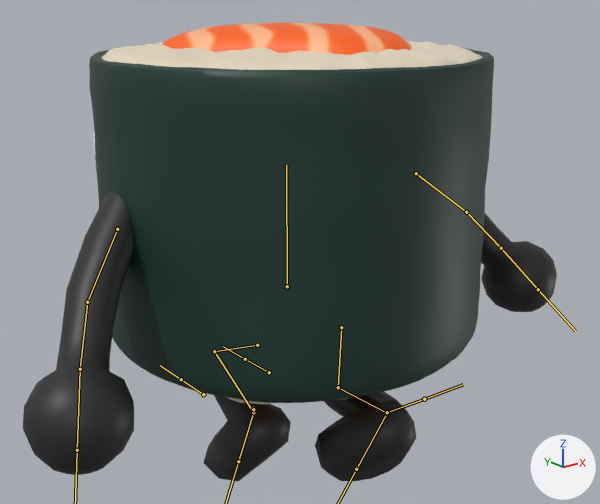
Renders of the FBX model Assets/Models/maki_player.fbx from each side of a commit.
One viewpoint serves both versions: a 50 mm lens placed at (-2.43, -3.1, 2.7), pointed at (0.07, 0.03, 1.45). Every picture has the same lights, and +X, +Y and +Z are marked at lower right. Both versions are drawn at frame 9 of the action 'Armature|Jump'; the numbers are the values there. The bones that bend it are drawn over the model as lines.

Objects in the first picture: 'Body', 'Nori', 'Rice', 'Salmon'.
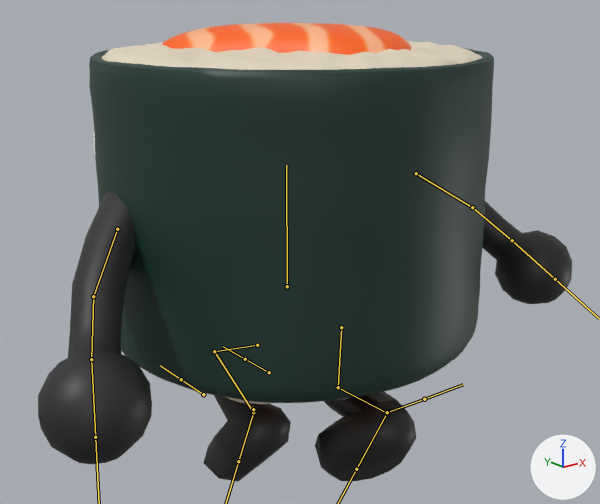
Changed parts and their boxes (x1, y1, x2, y2) in the pictures (600 x 504 px):
'Body', posed
    before: (23, 191, 557, 482)
    after: (38, 192, 572, 482)
bone 'UpperArm.L', root to tip
    before: (117, 229) to (87, 302)
    after: (117, 229) to (93, 296)
bone 'UpperArm.R', root to tip
    before: (416, 173) to (466, 212)
    after: (416, 173) to (472, 207)

What the commit changed:
Bone 'UpperArm.L' (bone_upperarm_l) turns from (-33, 28, -9) to (-43, 28, -11) degrees about its own x, y and z.
Bone 'UpperArm.R' (bone_upperarm_r) turns from (-33, -28, 9) to (-43, -28, 11) degrees about its own x, y and z.
